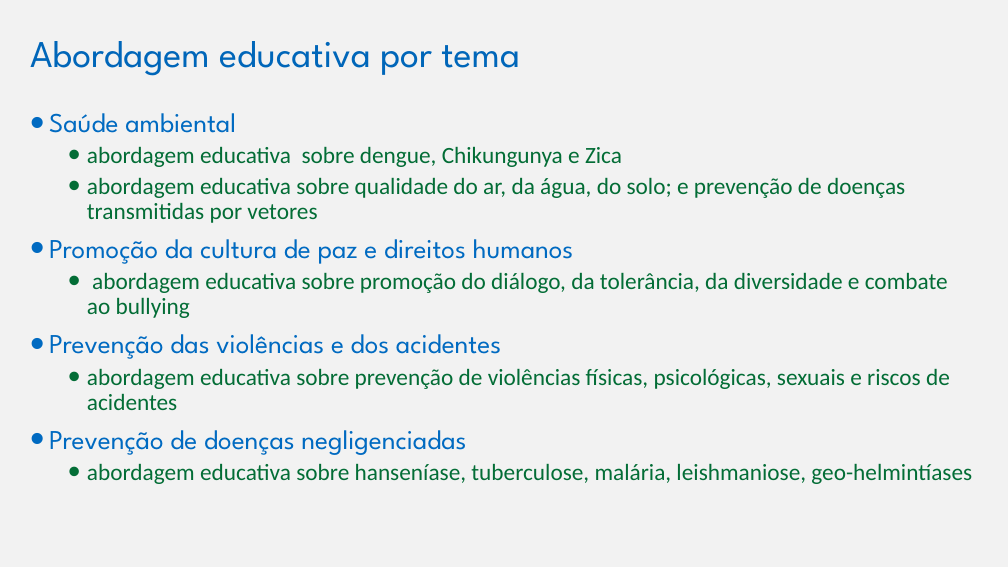
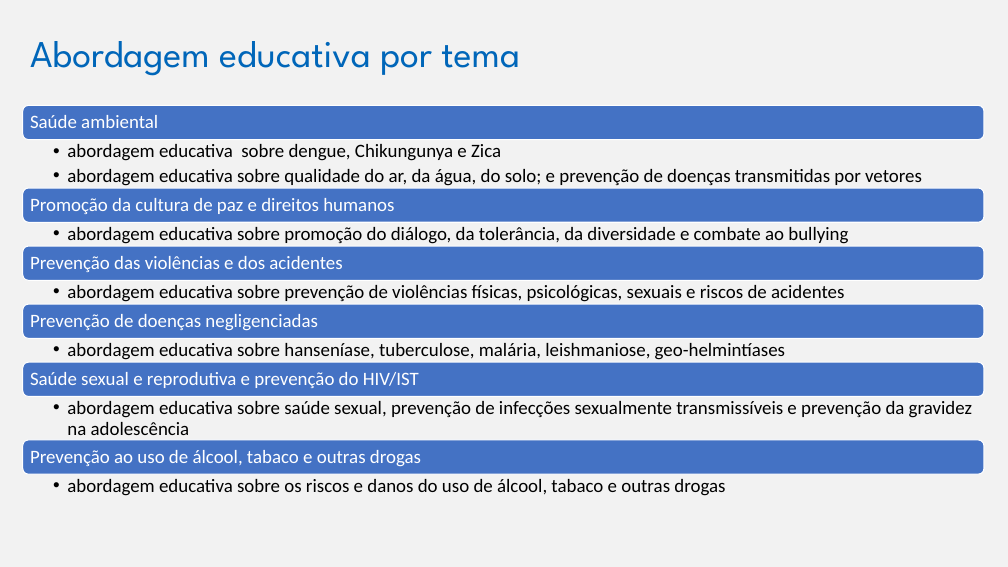
Before and after one commit to marfontenele2/MeusCursos, a slide deck: slide 21 of PSE.pptx. Drawn at 1008x567 pixels with LibreOffice and Linux fonts; fonts in the diff are those of the drawing; background and template pictures are left out. Boxes give left, top, right and bottom in pixels: in the first picture for what was removed or moved away, otherwise in the second. Text is boxed around its words. In the diff, an @@ line names an element or a change of style, - is before the commit and + after.

Commit message:
27/06/2023

```diff
--- a/PSE.pptx
+++ b/PSE.pptx
@@ text removed at (49,113,972,484) @@
-• Saúde ambiental
-  • abordagem educativa sobre dengue, Chikungunya e Zica
-  • abordagem educativa sobre qualidade do ar, da água, do solo; e prevenção de doenças transmitidas por vetores
-• Promoção da cultura de paz e direitos humanos
-  • abordagem educativa sobre promoção do diálogo, da tolerância, da diversidade e combate ao bullying
-• Prevenção das violências e dos acidentes
-  • abordagem educativa sobre prevenção de violências físicas, psicológicas, sexuais e riscos de acidentes
-• Prevenção de doenças negligenciadas
-  • abordagem educativa sobre hanseníase, tuberculose, malária, leishmaniose, geo-helmintíases
@@ group added at (23,105,985,496): 12 texts, 6 rounded rectangles @@
+Saúde ambiental
+  • abordagem educativa sobre dengue, Chikungunya e Zica
+  • abordagem educativa sobre qualidade do ar, da água, do solo; e prevenção de doenças transmitidas por vetores
+Promoção da cultura de paz e direitos humanos
+  • abordagem educativa sobre promoção do diálogo, da tolerância, da diversidade e combate ao bullying
+Prevenção das violências e dos acidentes
+  • abordagem educativa sobre prevenção de violências físicas, psicológicas, sexuais e riscos de acidentes
+Prevenção de doenças negligenciadas
+  • abordagem educativa sobre hanseníase, tuberculose, malária, leishmaniose, geo-helmintíases
+Saúde sexual e reprodutiva e prevenção do HIV/IST
+  • abordagem educativa sobre saúde sexual, prevenção de infecções sexualmente transmissíveis e prevenção da gravidez na adolescência
+Prevenção ao uso de álcool, tabaco e outras drogas
+  • abordagem educativa sobre os riscos e danos do uso de álcool, tabaco e outras drogas
```
Also in this commit, not shown: 1 other slide changed, 1 slide removed.
